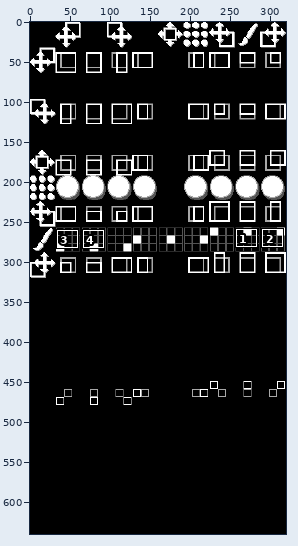
Sprite sheet, stored at assets/images/toolbox.png. The picture above shows the old version from afar; the outline marks the close-up.
Close-up. The starting point:
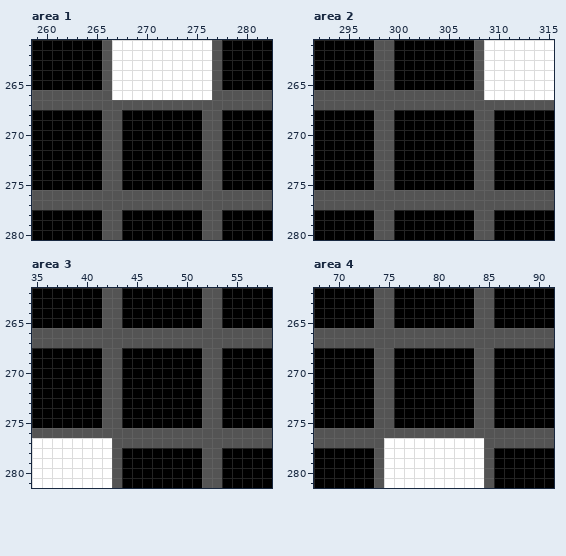
The file is 320x640 pixels. Shown: area 1: x 259..282, y 261..280; area 2: x 292..315, y 261..280; area 3: x 35..58, y 262..281; area 4: x 68..91, y 262..281. The commit also changed other parts of the picture, which this record leaves out.
After:
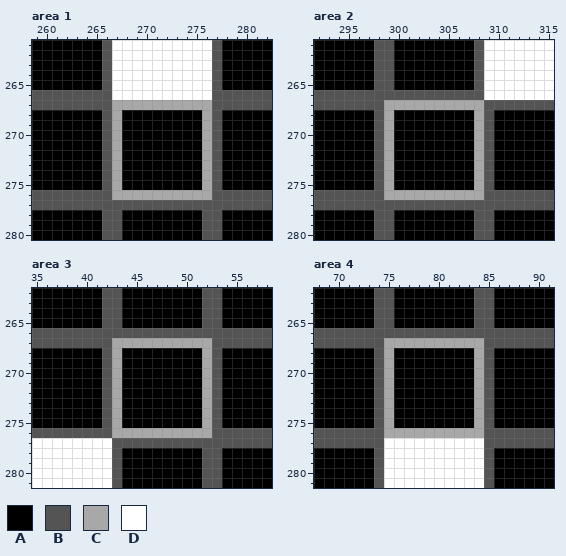
Palette (. is transparent): A #000000  B #545454  C #a8a8a8  D #ffffff
What changed:
Area 1:
Colour C replaces colour B in row 267 at x 267 to 276; in rows 268 to 275 at x 267 and 276; in row 276 at x 267 to 276.
Area 2:
Colour C replaces colour B in row 267 at x 299 to 308; in rows 268 to 275 at x 299 and 308; in row 276 at x 299 to 308.
Area 3:
Colour C replaces colour B in row 267 at x 43 to 52; in rows 268 to 275 at x 43 and 52; in row 276 at x 43 to 52.
Area 4:
Colour C replaces colour B in row 267 at x 75 to 84; in rows 268 to 275 at x 75 and 84; in row 276 at x 75 to 84.
Where, in picture pixels (left, top, right, bottom), the same in both close-ups:
changed: (112, 100, 212, 200)
changed: (384, 100, 484, 200)
changed: (112, 338, 212, 438)
changed: (384, 338, 484, 438)
